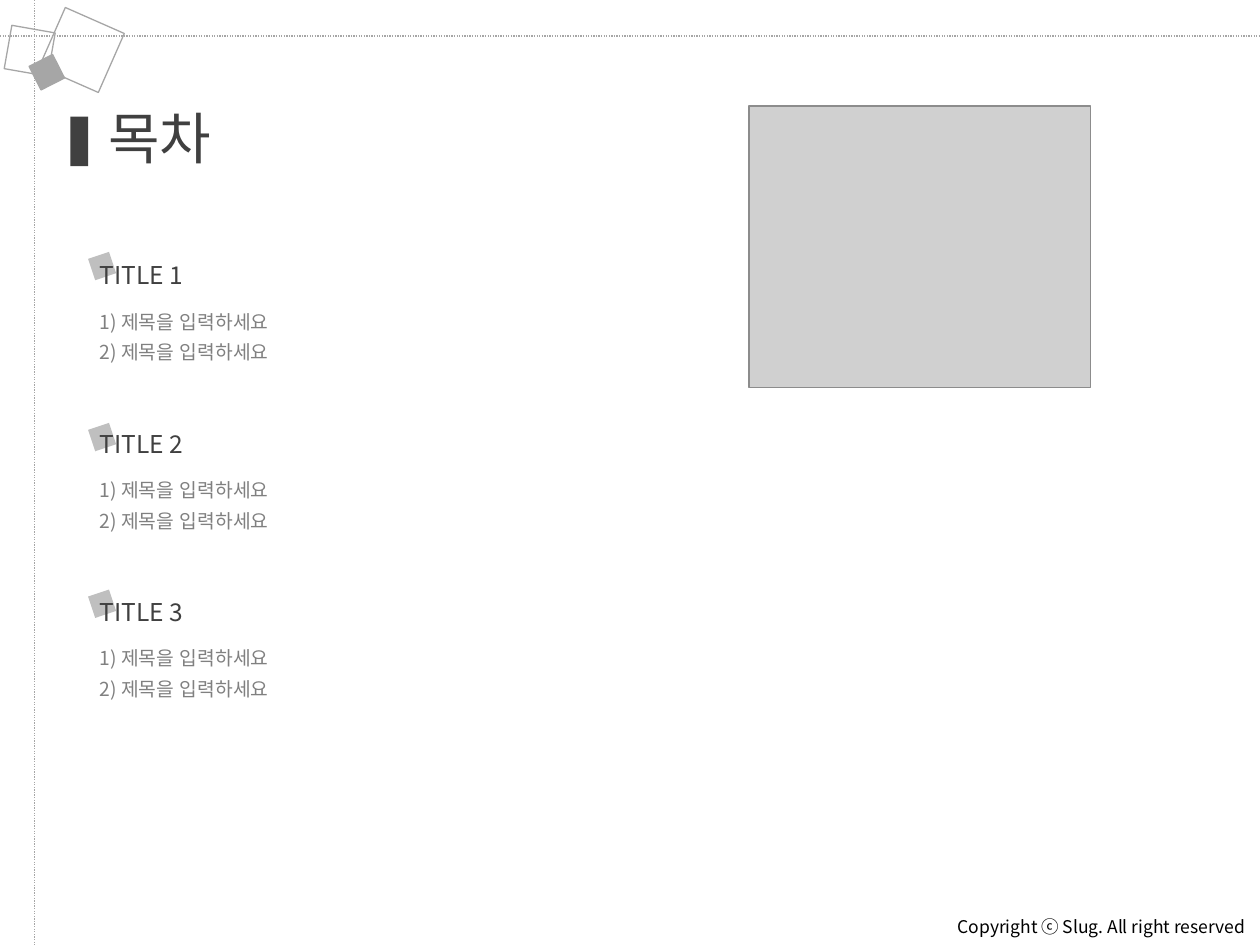
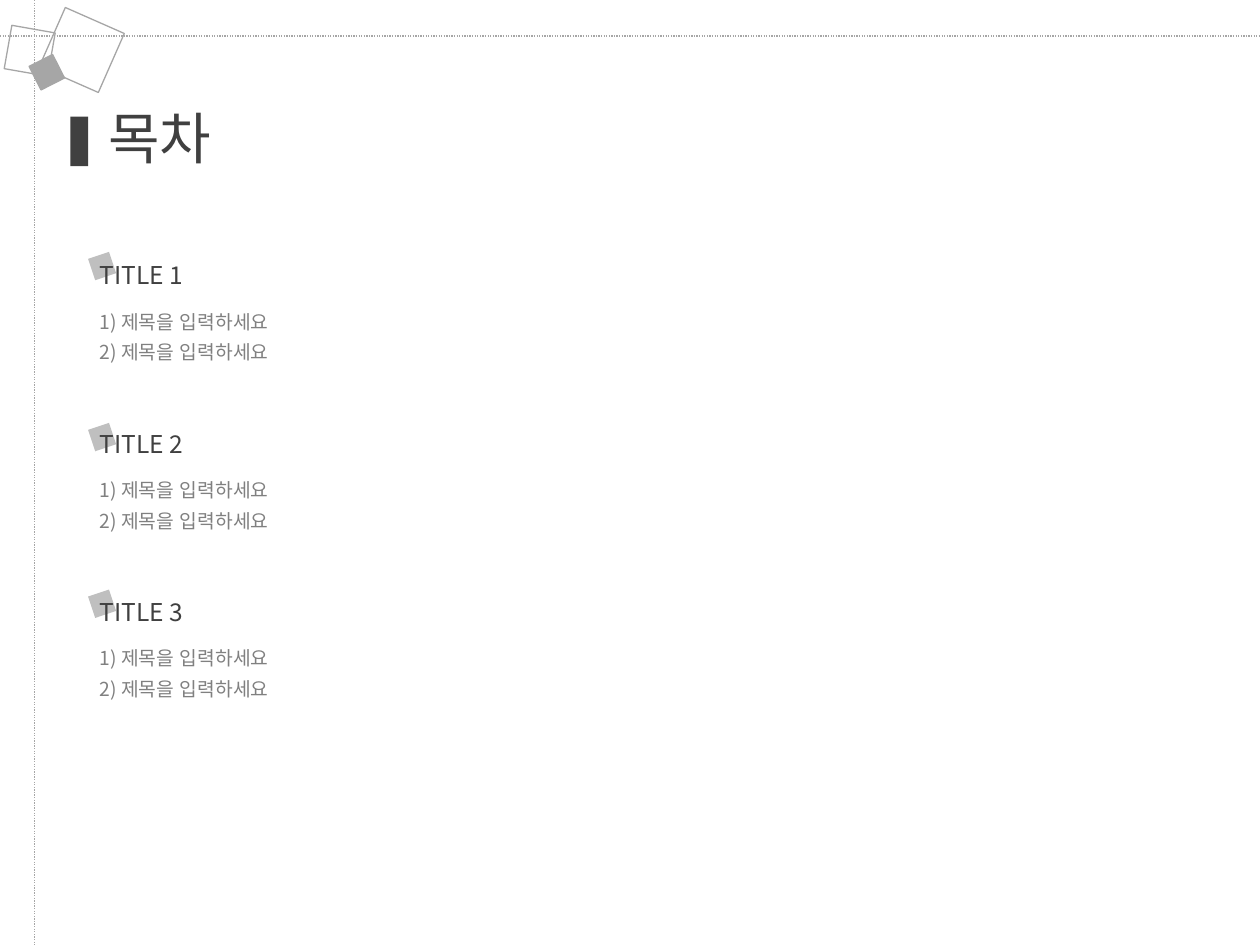
Before and after one commit to JungRobbi/ZolZak, a slide deck: slide 2 of Document/ppt.pptx. Drawn at 1260x945 pixels with LibreOffice and Linux fonts; fonts in the diff are those of the drawing; grey boxes stand for pictures. Boxes give left, top, right and bottom in pixels: in the first picture for what was removed or moved away, otherwise in the second. Text is boxed around its words. In the diff, an @@ line names an element or a change of style, - is before the commit and + after.

```diff
--- a/Document/ppt.pptx
+++ b/Document/ppt.pptx
@@ picture removed at [748,106,1090,387] @@
@@ text removed at [958,918,1245,938] @@
-Copyright ⓒ Slug. All right reserved
```
Also in this commit, not shown: 2 other slides changed, 30 slides added, 1 slide removed, 1 other file.
